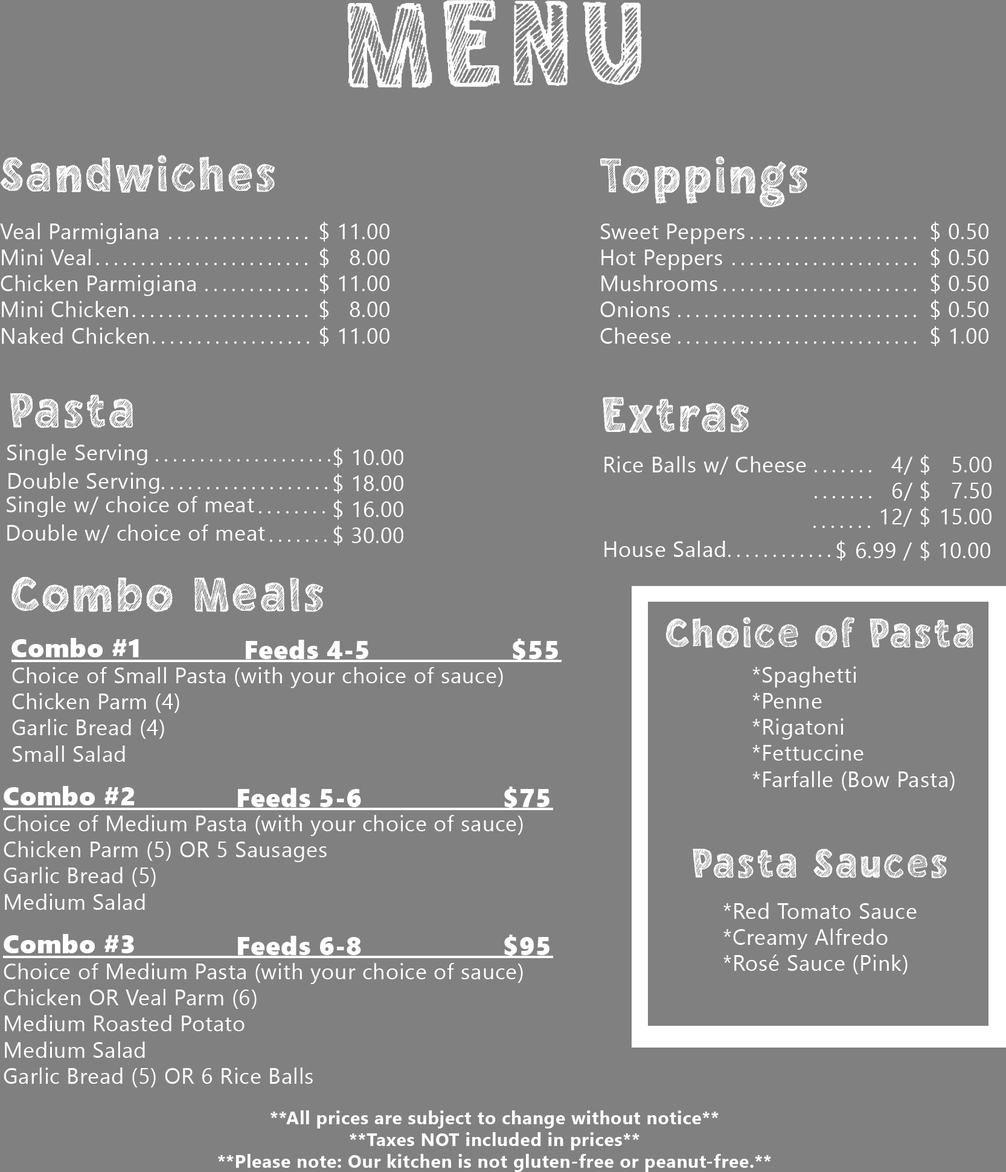
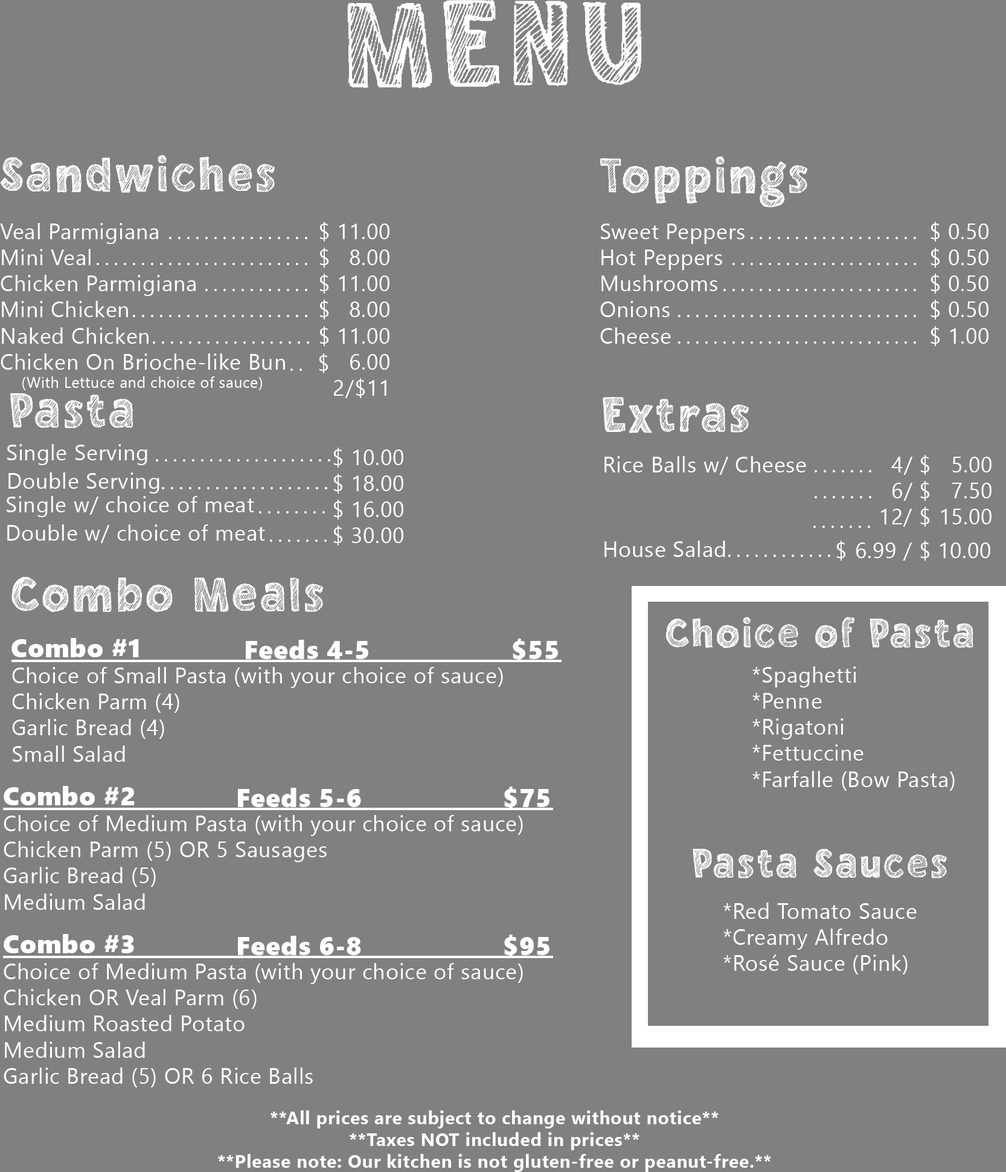
Comparing the layer stacks of the two (1006, 1172) images. Changes:
added layer ".. $" above ".................." over [290, 353, 329, 374]
painted on "$ 11.00 $ 6.00 $ 11.00 $ 6.00" (2nd of 2) over [333, 354, 390, 399]
painted on "Veal Parmigiana Mini Veal Chicken Parmigiana Mini Chicken Naked" over [0, 353, 286, 391]
